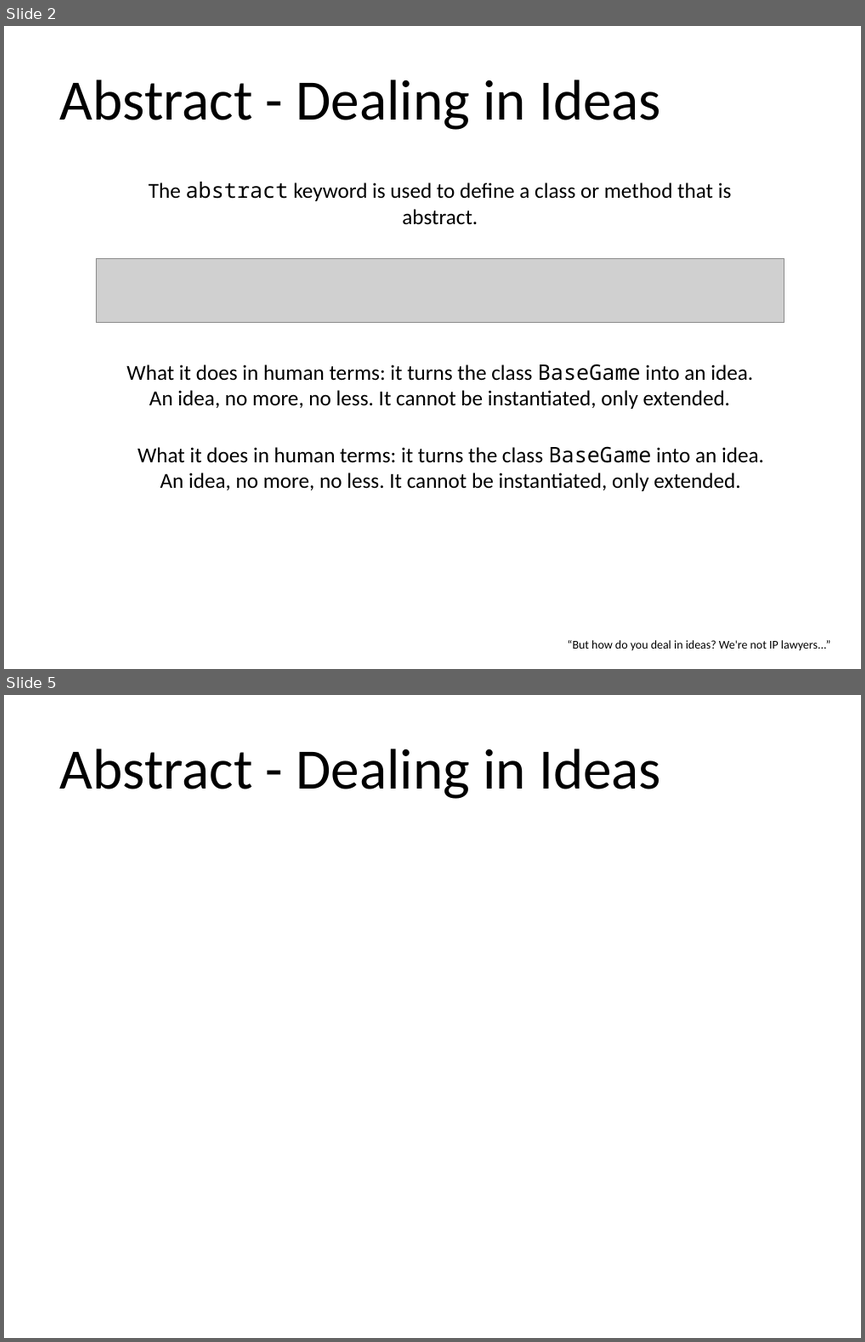
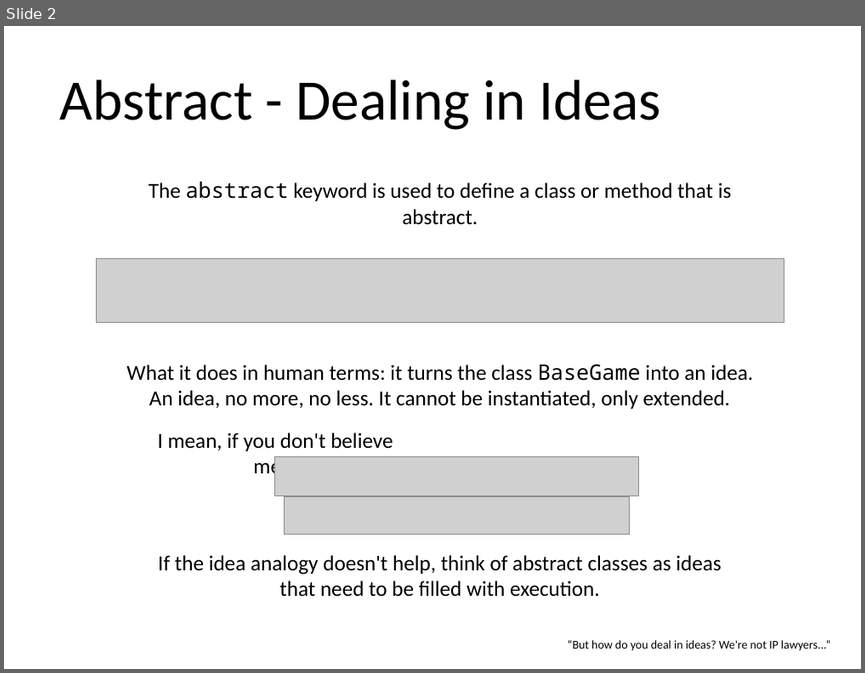
Before and after one commit to Chances-1/Swerve, a slide deck: Java_Class_30th_Nov.pptx. Shown one above the other, each under a label of ours: slides 2 and 5 before the commit, slide 2 after it; the slides between them are not shown. The pictures are 865x1342 and 865x673 pixels, drawn with LibreOffice and Linux fonts; fonts in the diff are those of the drawing; grey boxes stand for pictures. Boxes give left, top, right and bottom in pixels: in the first picture for what was removed or moved away, otherwise in the second. Text is boxed around its words. In the diff, an @@ line names an element or a change of style, - is before the commit and + after.

```diff
--- a/Java_Class_30th_Nov.pptx
+++ b/Java_Class_30th_Nov.pptx
@@ slide 5 removed at (x1=4, y1=695, x2=861, y2=1338), background #FFFFFF @@
@@ text removed at (x1=60, y1=749, x2=661, y2=799) @@
-Abstract - Dealing in Ideas
@@ slide 2 changed as well @@
@@ text added at (x1=158, y1=432, x2=392, y2=479), 18 pt, text #000000 @@
+I mean, if you don't believe me...
@@ text removed at (x1=137, y1=446, x2=764, y2=491) @@
-What it does in human terms: it turns the class BaseGame into an idea.
-An idea, no more, no less. It cannot be instantiated, only extended.
@@ picture added at (x1=275, y1=457, x2=639, y2=496) @@
@@ picture added at (x1=284, y1=496, x2=630, y2=534) @@
@@ text added at (x1=158, y1=555, x2=721, y2=596), 18 pt, text #000000 @@
+If the idea analogy doesn't help, think of abstract classes as ideas that need to be filled with execution.
```
Also in this commit, not shown: 1 other slide changed, 4 slides added, 8 other slides removed.
